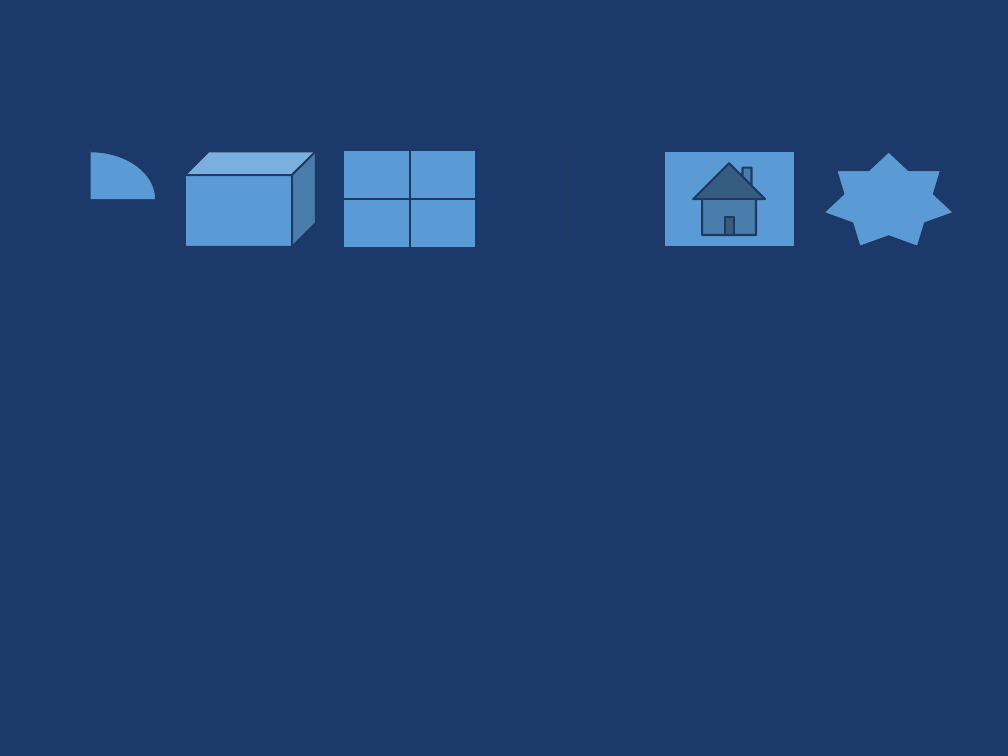
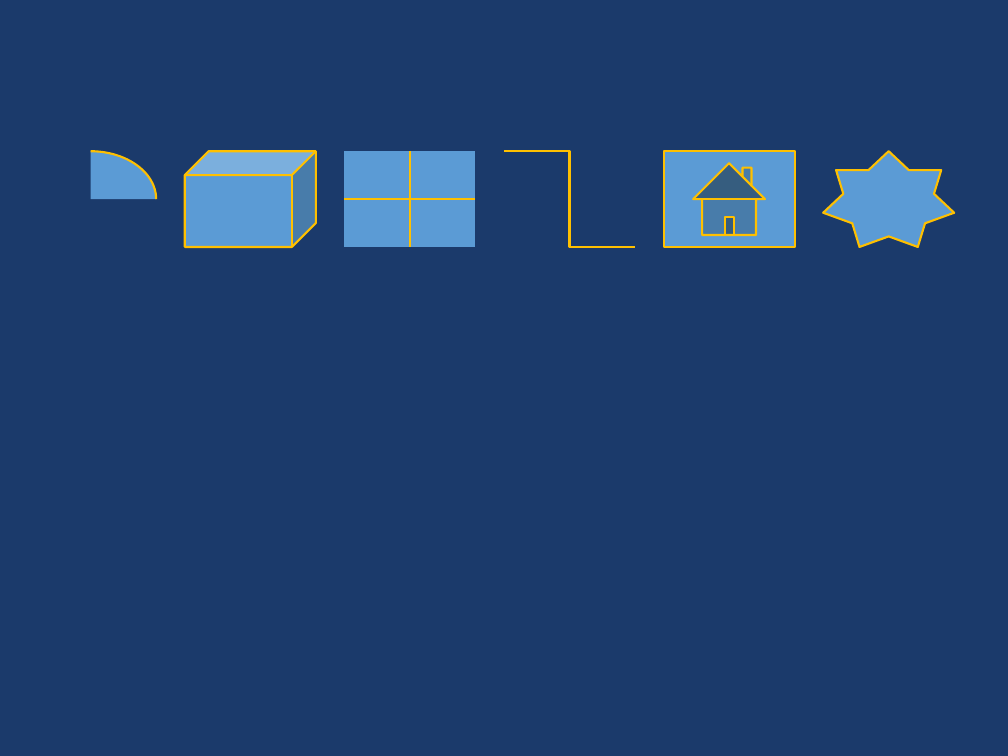
Before and after one commit to t-ujiie-g/pptx-svg, a slide deck: slide 101 of test_fixtures/test_features.pptx. Drawn at 1008x756 pixels with LibreOffice and Linux fonts; fonts in the diff are those of the drawing. Boxes give left, top, right and bottom in pixels: in the first picture for what was removed or moved away, otherwise in the second. Text is boxed around its words. In the diff, an @@ line names an element or a change of style, - is before the commit and + after.

```diff
--- a/test_fixtures/test_features.pptx
+++ b/test_fixtures/test_features.pptx
@@ elbow line (504, 151) - (635, 247): stroke #1F3864 1.5 pt to #FFC000 1.5 pt @@
@@ outline #1F3864 1.5 pt to #FFC000 1.5 pt in 5 elements at (x1=25, y1=151, x2=156, y2=247), (x1=184, y1=151, x2=316, y2=247), (x1=345, y1=151, x2=476, y2=247), (x1=663, y1=151, x2=794, y2=247), (x1=824, y1=151, x2=955, y2=247) @@
```
Also in this commit, not shown: 1 slide added, 13 other files.
